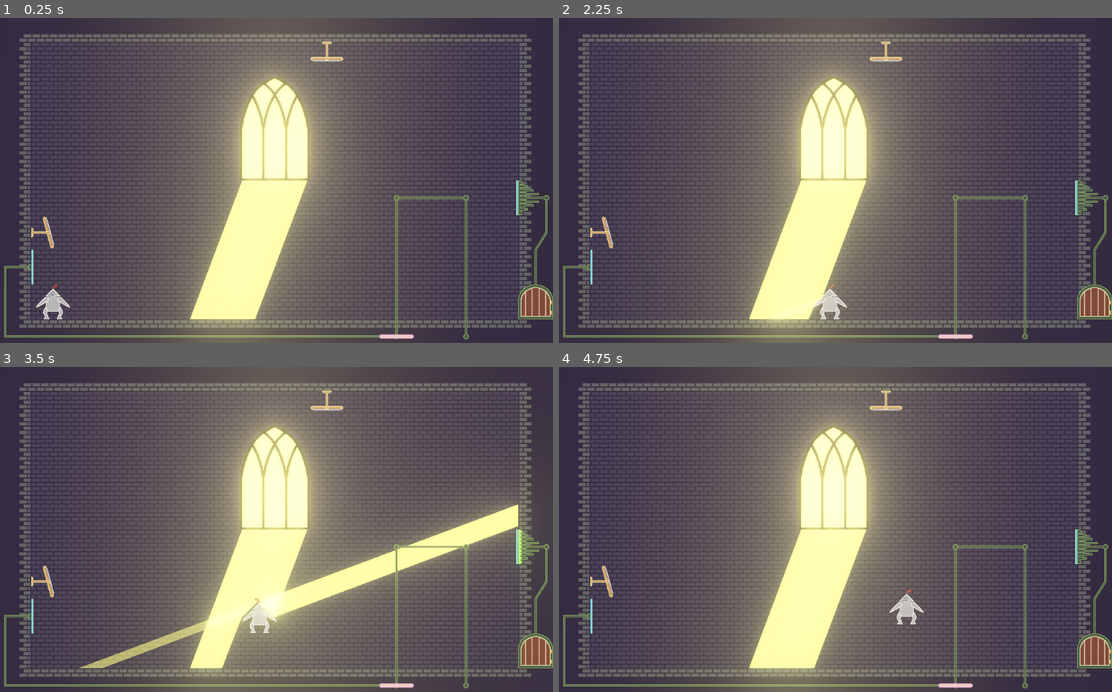
Above: before the commit, frames 1-4 (two rows, left to right).
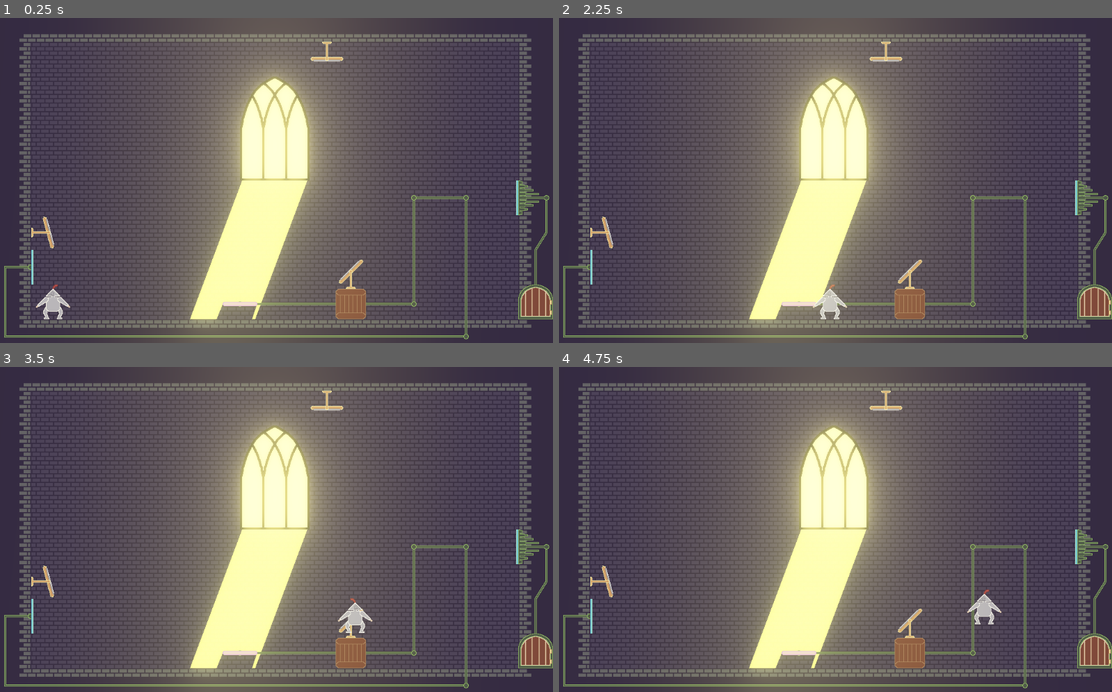
Above: after the commit, the same moments.

Repository: marc-jones/game-off-2022
Game: Godot game, scene res://nodes/PlayState.tscn
Two runs of this game, one before a commit and one after it. Both use one fixed random seed, a clock stepped at 60 frames per second and the inputs below.
Inputs:
- Up to frame 1 (0.25 s): no input
- Up to frame 2 (2.25 s): tap Enter at 0.5 s; hold Right (move_right) 0.53-2.03 s; tap Down (crouch) at 0.6, 1.35, 2.1 s; tap Space (jump) at 0.77, 1.52 s; hold Left (move_left) from 2.03 s (still down)
- Up to frame 3 (3.5 s): release Left (move_left) at 2.78 s; hold Right (move_right) from 2.78 s (still down); tap Down (crouch) at 2.85 s; tap Space (jump) at 3.02 s
- Up to frame 4 (4.75 s): tap Down (crouch) at 3.6, 4.35 s; tap Space (jump) at 3.77, 4.52 s; release Right (move_right) at 4.28 s; hold Left (move_left) from 4.28 s (still down)

The runs differ from the first frame. In frame 1, 1.7% of the frame differs, in the area x 39-84%, y 54-99%; in frame 2, 1.8%; in frame 3, 12%, in the area x 14-98%, y 34-99%; in frame 4, 2.2%.

Commit message:
Added push boxes

Diff:
--- a/nodes/PlayState.tscn
+++ b/nodes/PlayState.tscn
@@ -12,6 +12,7 @@
 [ext_resource path="res://nodes/PlatformTrack.tscn" type="PackedScene" id=10]
 [ext_resource path="res://nodes/Platform.tscn" type="PackedScene" id=11]
 [ext_resource path="res://nodes/InstantLightSwitch.tscn" type="PackedScene" id=12]
+[ext_resource path="res://nodes/PushBox.tscn" type="PackedScene" id=13]
 
 [sub_resource type="Environment" id=2]
 background_mode = 4
@@ -93,7 +94,7 @@
 target = NodePath("../Wiring")
 
 [node name="Wiring2" parent="LevelObjects" instance=ExtResource( 9 )]
-points = PoolVector2Array( 64, 460, 16, 460, 16, 588, 736, 588 )
+points = PoolVector2Array( 64, 460, 16, 460, 16, 588, 864, 588 )
 target = NodePath("../PlatformTrack")
 instant = true
 
@@ -103,11 +104,15 @@
 target = NodePath("../Wiring2")
 
 [node name="PlatformTrack" parent="LevelObjects" instance=ExtResource( 10 )]
-points = PoolVector2Array( 736, 588, 736, 332, 864, 332, 864, 588 )
+points = PoolVector2Array( 448, 528, 768, 528, 768, 332, 864, 332, 864, 588 )
+default_color = Color( 0.541176, 0.690196, 0.376471, 1 )
 platform_path = NodePath("../Platform")
 
 [node name="Platform" parent="LevelObjects" instance=ExtResource( 11 )]
-position = Vector2( 736, 588 )
+position = Vector2( 448, 528 )
+
+[node name="PushBox" parent="LevelObjects" instance=ExtResource( 13 )]
+position = Vector2( 652, 528 )
 
 [node name="ForegroundTileMap" type="TileMap" parent="."]
 position = Vector2( 0, -20 )
--- /dev/null
+++ b/nodes/PushBox.tscn
@@ -0,0 +1,48 @@
+[gd_scene load_steps=7 format=2]
+
+[ext_resource path="res://scripts/PushBox.gd" type="Script" id=1]
+[ext_resource path="res://assets/mirror_holder.png" type="Texture" id=2]
+[ext_resource path="res://assets/crate.png" type="Texture" id=3]
+[ext_resource path="res://nodes/Mirror.tscn" type="PackedScene" id=4]
+
+[sub_resource type="RectangleShape2D" id=24]
+extents = Vector2( 28, 28 )
+
+[sub_resource type="RectangleShape2D" id=25]
+extents = Vector2( 8, 24 )
+
+[node name="PushBox" type="KinematicBody2D"]
+script = ExtResource( 1 )
+
+[node name="Sprite" type="Sprite" parent="."]
+texture = ExtResource( 3 )
+
+[node name="Mirror" parent="." instance=ExtResource( 4 )]
+position = Vector2( 0, -60 )
+rotation = 0.785397
+
+[node name="MirrorHolder" type="Sprite" parent="."]
+position = Vector2( 0, -60 )
+texture = ExtResource( 2 )
+
+[node name="CollisionShape2D" type="CollisionShape2D" parent="."]
+shape = SubResource( 24 )
+
+[node name="PushAreaLeft" type="Area2D" parent="."]
+position = Vector2( -28, 0 )
+
+[node name="CollisionShape2D" type="CollisionShape2D" parent="PushAreaLeft"]
+shape = SubResource( 25 )
+
+[node name="PushAreaRight" type="Area2D" parent="."]
+position = Vector2( 28, 0 )
+
+[node name="CollisionShape2D" type="CollisionShape2D" parent="PushAreaRight"]
+shape = SubResource( 25 )
+
+[node name="Area2D" type="Area2D" parent="."]
+collision_layer = 2
+collision_mask = 2
+
+[node name="CollisionPolygon2D" type="CollisionPolygon2D" parent="Area2D"]
+polygon = PoolVector2Array( -24, -28, 24, -28, 28, -24, 28, 24, 24, 28, -24, 28, -28, 24, -28, -24 )
--- a/scripts/Player.gd
+++ b/scripts/Player.gd
@@ -2,6 +2,7 @@
 
 const START_STOP_FORCE = 3000
 const WALK_MAX_SPEED = 300
+const PUSH_MAX_SPEED = 100
 const JUMP_SPEED = 600
 const MASS = 20
 const CAYOTE_TIME = 0.1
@@ -10,6 +11,7 @@
 const MAX_LEAN = PI / 4
 const CROUCH_AMOUNT = 8
 
+var current_max_speed = WALK_MAX_SPEED
 var velocity = Vector2()
 var jumping = false
 var falling = false
@@ -17,6 +19,9 @@
 
 var crouching = false
 var crouch_angle = 0.0
+
+const PUSH_FUDGE = 50
+var push_body
 
 onready var gravity = ProjectSettings.get_setting("physics/2d/default_gravity")
 
@@ -39,10 +44,22 @@
 			velocity.x = move_toward(velocity.x, 0, START_STOP_FORCE * delta)
 		else:
 			velocity.x += walk * delta
-		velocity.x = clamp(velocity.x, -WALK_MAX_SPEED, WALK_MAX_SPEED)
+		velocity.x = clamp(velocity.x, -current_max_speed, current_max_speed)
 		velocity.y += gravity * MASS * delta
 		update_sprite(velocity)
+		# Hack to get around edge cases
+		if push_body:
+			var collision = move_and_collide(Vector2(velocity.x, 0), true, true, true)
+			if collision:
+				if collision.collider == push_body:
+					var push_collision = push_body.move_and_collide(Vector2(velocity.x, 0), true, true, true)
+					if push_collision == null:
+						if abs(push_body.position.x - position.x) < PUSH_FUDGE:
+							push_body.position.x += sign(velocity.x) * 1
+						add_collision_exception_with(push_body)
 		velocity = move_and_slide_with_snap(velocity, Vector2.DOWN, Vector2.UP)
+		for body in get_collision_exceptions():
+			remove_collision_exception_with(body)
 		if is_on_floor() and (jumping or falling):
 			jumping = false
 			falling = false
@@ -83,3 +100,11 @@
 func crouch_rotate():
 	$BodySprite.rotation = crouch_angle
 	$Area2D.rotation = crouch_angle
+
+func push_callback(entered, input_push_body):
+	if entered:
+		push_body = input_push_body
+		current_max_speed = PUSH_MAX_SPEED
+	else:
+		push_body = null
+		current_max_speed = WALK_MAX_SPEED
--- /dev/null
+++ b/scripts/PushBox.gd
@@ -0,0 +1,33 @@
+extends KinematicBody2D
+
+var MASS = 10
+var pushing_bodies = []
+var velocity = Vector2()
+
+onready var gravity = ProjectSettings.get_setting("physics/2d/default_gravity")
+
+func _ready():
+	$PushAreaLeft.connect("body_entered", self, "body_entered_callback", [-1])
+	$PushAreaLeft.connect("body_exited", self, "body_exited_callback", [-1])
+	$PushAreaRight.connect("body_entered", self, "body_entered_callback", [1])
+	$PushAreaRight.connect("body_exited", self, "body_exited_callback", [1])
+
+func body_entered_callback(body, dir):
+	if body.has_method("push_callback"):
+		pushing_bodies.append([body, dir])
+		body.push_callback(true, self)
+
+func body_exited_callback(body, dir):
+	if body.has_method("push_callback"):
+		pushing_bodies.erase([body, dir])
+		body.push_callback(false, self)
+
+func _physics_process(delta):
+	velocity.x = 0.0
+	velocity.y += gravity * MASS * delta
+	for vars in pushing_bodies:
+		var body = vars[0]
+		var dir = vars[1]
+		if body.is_on_floor() and not sign(body.velocity.x) == sign(dir):
+			velocity.x = sign(body.velocity.x) * max(abs(body.velocity.x), abs(velocity.x))
+	velocity = move_and_slide_with_snap(velocity, Vector2.DOWN, Vector2.UP)
Binary file added: assets/crate.png
Not shown, added: assets/crate.png.import
Not shown: 1 places in nodes/PlayState.tscn that only renumber resources
